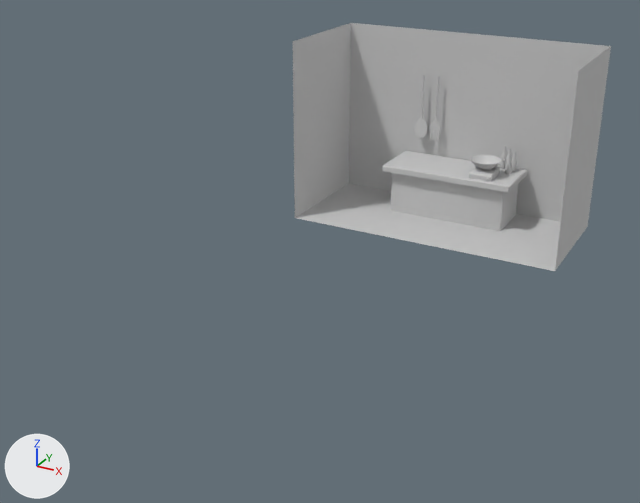
The FBX model CookingWithTita/Assets/Prefabs/Models/Kitchen.FBX: old version first, new version second.
One viewpoint serves both versions: a camera (50 mm lens) standing at (6.64, -17.68, 7.48) and looking at (-0.56, -4.59, 0.94). Every picture has the same lights, and +X, +Y and +Z are marked at lower left. Where no turn or scale is listed for an object, it has been applied to the vertices. Vertices at the same position are counted once.

The first picture shows 'Kitchen'.
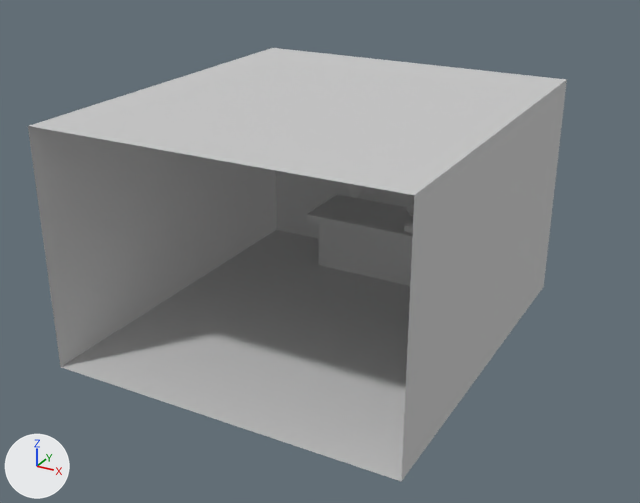
Edits to the bpy script that builds the scene:
```text
Add mat_material__24_001:
    mat_material__24_001 = principled_material('Material #24.001')
    mat_material__24_001.base_color = (0.588, 0.588, 0.588)  # light grey #cacaca
    mat_material__24_001.roughness = 0.859
Change me_mesh:
    used by ob_kitchen; location = (0.0, 0.0, 0.0)
    remove me_mesh.from_pydata(...)  # 2939 vertices, 5560 faces; spans x -3.0..3.0, y -1.35..1.35, z 0.0..4.02
    add me_mesh.from_pydata(...)  # 3407 vertices, 6236 faces; spans x -3.0..3.0, y -5.33..1.47, z 0.0..4.02
    me_mesh part 1: 772 vertices moved from x -1.2..-0.55, y 1.13..1.21, z 1.51..3.04 to x -1.2..-0.55, y 1.23..1.31, z 1.14..2.66; 4 vertices removed from x -3.0..3.0, y -1.35, z 0.02..4.02; 396 vertices added at x -2.8..2.78, y 0.12..1.47, z 0.04..3.94
    me_mesh part 2: 4 vertices added at x -3.0..3.0, y -5.33, z 0.02..4.02
    me_mesh part 3: the surface is now shaded flat
    add me_mesh.materials.append(mat_material__24_001)  # light grey #cacaca
Change ob_kitchen:
    ob_kitchen.location: (0.0, 0.0, 0.0) -> (0.0, -3.5, 0.0)
```

Where the change shows, as pixel boxes [x1, y1, x2, y2] in the pictures (640 x 503 px; the box of a moved part takes in the faces that stretch with it):
'Kitchen', reshaped, moved (69% wider, 74% taller)
    before: [293, 23, 611, 271]
    after: [28, 48, 567, 481]
part 1 of me_mesh, moved or reshaped
    before: [293, 23, 611, 271]
    after: [275, 170, 414, 238]
part 2 of me_mesh, added
    after: [28, 48, 567, 481]
